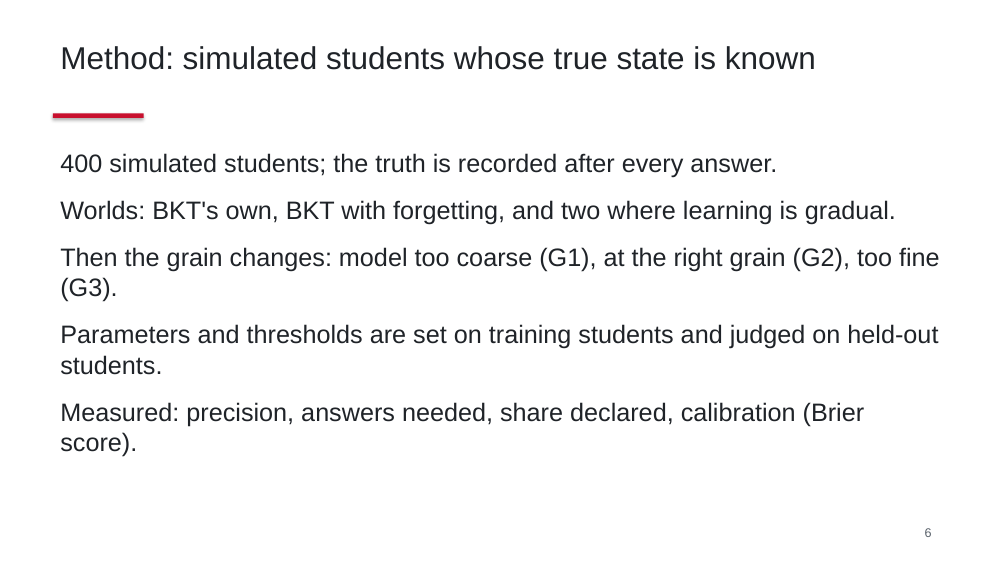
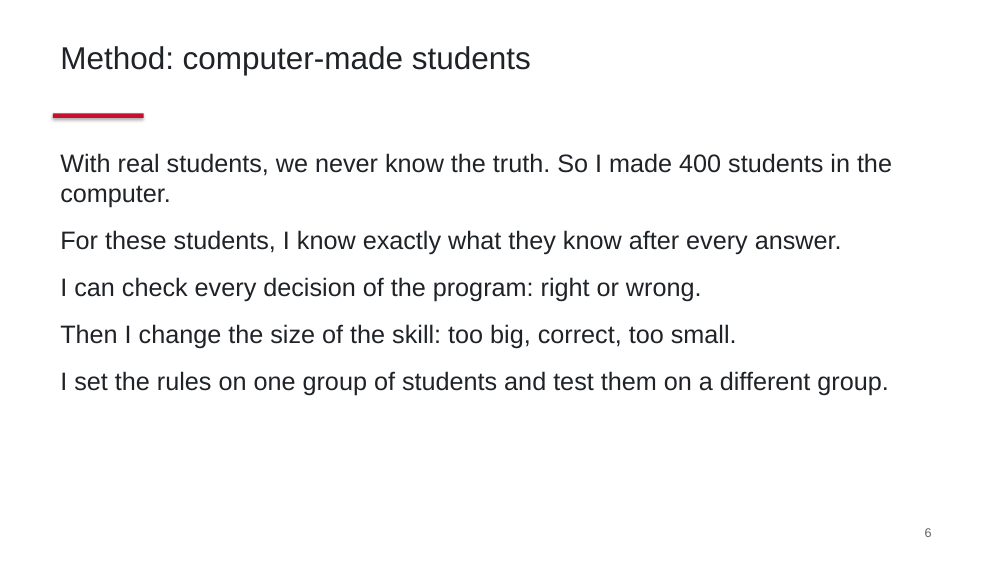
Before and after one commit to DavidTbilisi/zeno-math, a slide deck: slide 6 of docs/thesis/preliminary-defense.pptx. Drawn at 1008x567 pixels with LibreOffice and Linux fonts; fonts in the diff are those of the drawing. Boxes give left, top, right and bottom in pixels: in the first picture for what was removed or moved away, otherwise in the second. Text is boxed around its words. In the diff, an @@ line names an element or a change of style, - is before the commit and + after.

```diff
--- a/docs/thesis/preliminary-defense.pptx
+++ b/docs/thesis/preliminary-defense.pptx
@@ text at (x1=60, y1=46, x2=531, y2=75): text changed @@
-Method: simulated students whose true state is known
+Method: computer-made students
@@ text at (x1=60, y1=153, x2=892, y2=396): text changed @@
-400 simulated students; the truth is recorded after every answer.
-Worlds: BKT's own, BKT with forgetting, and two where learning is gradual.
-Then the grain changes: model too coarse (G1), at the right grain (G2), too fine (G3).
-Parameters and thresholds are set on training students and judged on held-out students.
-Measured: precision, answers needed, share declared, calibration (Brier score).
+With real students, we never know the truth. So I made 400 students in the computer.
+For these students, I know exactly what they know after every answer.
+I can check every decision of the program: right or wrong.
+Then I change the size of the skill: too big, correct, too small.
+I set the rules on one group of students and test them on a different group.
```
Also in this commit, not shown: 10 other slides changed, 2 other files.
